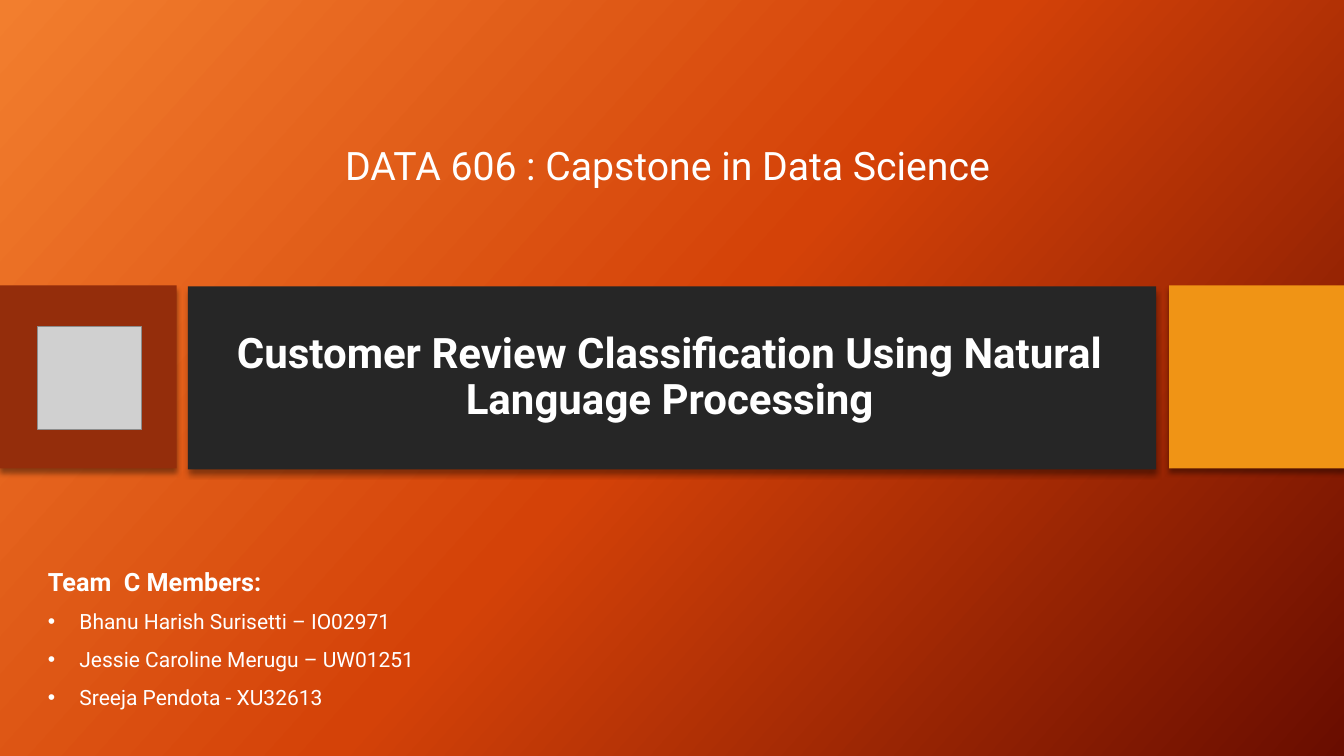
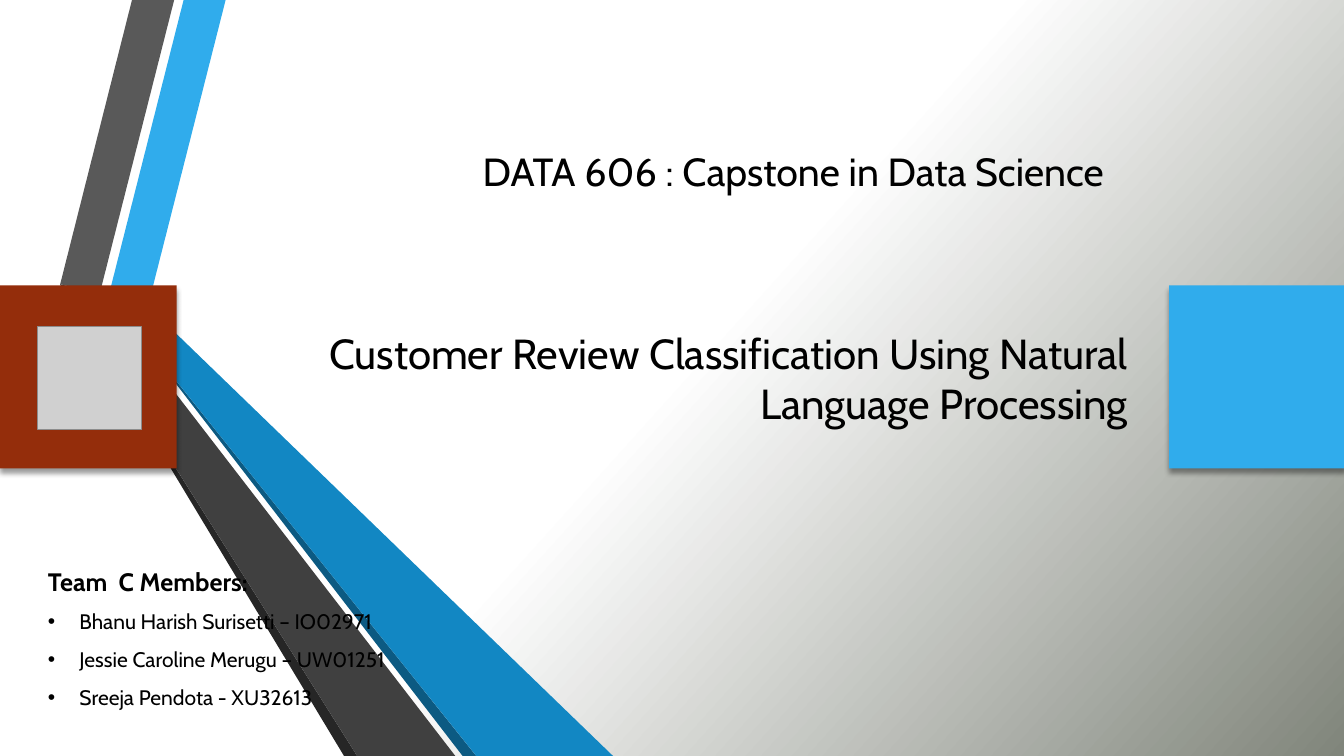
Before and after one commit to Data606-TeamC/Data606-TeamC, a slide deck: slide 1 of Phase 2/DS606_TeamC_Surisetti_Merugu_Pendota_NLP-Review_P2.pptx. Drawn at 1344x756 pixels with LibreOffice and Linux fonts; fonts in the diff are those of the drawing; grey boxes stand for pictures; background and template pictures are left out. Boxes give left, top, right and bottom in pixels: in the first picture for what was removed or moved away, otherwise in the second. Text is boxed around its words. In the diff, an @@ line names an element or a change of style, - is before the commit and + after.

```diff
--- a/Phase 2/DS606_TeamC_Surisetti_Merugu_Pendota_NLP-Review_P2.pptx
+++ b/Phase 2/DS606_TeamC_Surisetti_Merugu_Pendota_NLP-Review_P2.pptx
@@ background picture (left out) to gradient #FFFFFF to #81877A @@
@@ subtitle "DATA 606 : Capstone in ..." at bbox=[483, 158, 1103, 195]: font Roboto to Cabin, text colour #FFFFFF to #000000; alignment centre to right; line spacing 0.9 to 1; more space between paragraphs @@
@@ group added at bbox=[60, 0, 614, 756]: 6 freeform shapes @@
@@ rectangle removed at bbox=[188, 286, 1155, 470] @@
@@ rectangle at bbox=[1170, 285, 1344, 469]: fill #F09415 to #30ACEC @@
@@ title "Customer Review Classification Using Natural ..." at bbox=[329, 337, 1128, 429]: font Roboto to Cabin, text colour #FFFFFF to #000000, bold off; alignment centre to right; line spacing 0.9 to 1 @@
@@ text "Team C Members:" at bbox=[48, 570, 385, 710]: font Roboto to Cabin, text colour #FFFFFF to #000000 @@
```
Also in this commit, not shown: 21 other slides changed, 3 other files.
